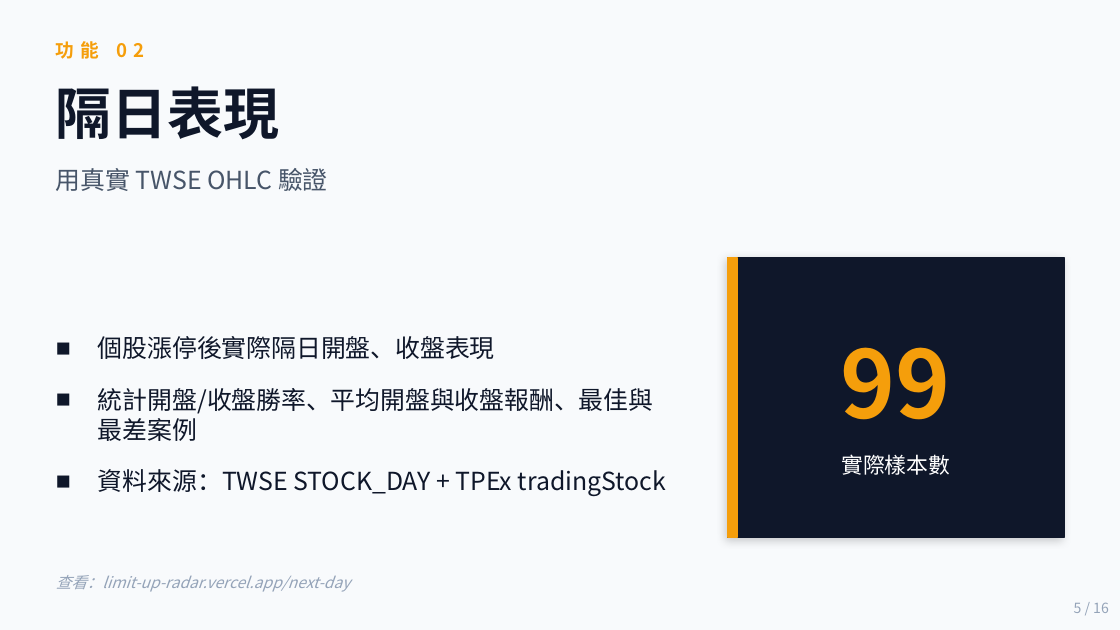
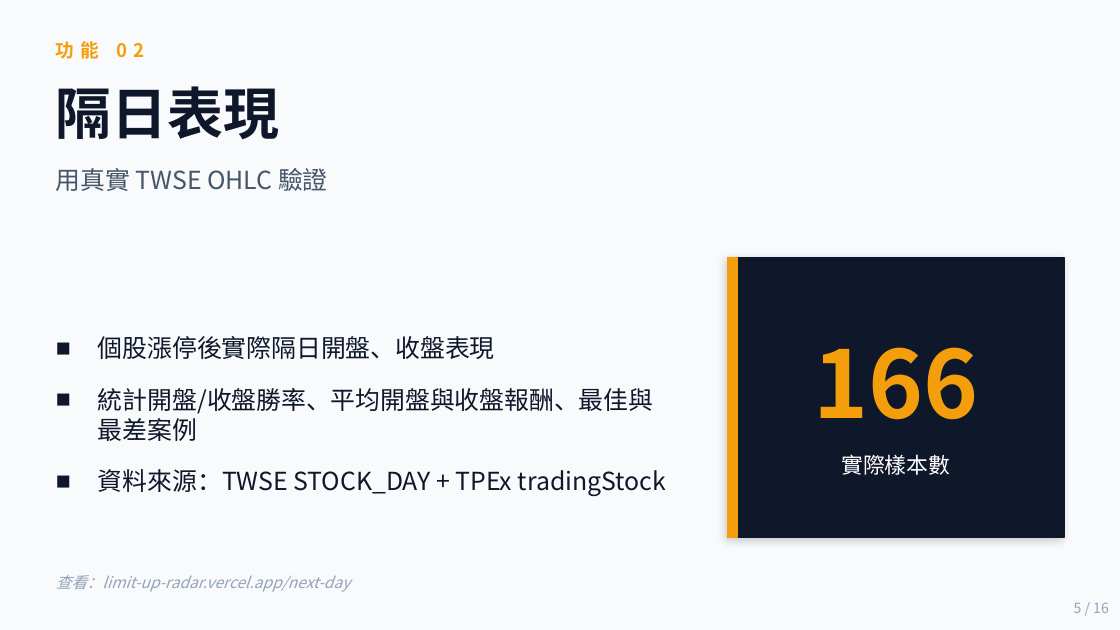
Before and after one commit to Kevin-Power/limit-up-radar, a slide deck: slide 5 of proposal/股文觀指_商業簡報.pptx. Drawn at 1120x630 pixels with LibreOffice and Linux fonts; fonts in the diff are those of the drawing. Boxes give left, top, right and bottom in pixels: in the first picture for what was removed or moved away, otherwise in the second. Text is boxed around its words. In the diff, an @@ line names an element or a change of style, - is before the commit and + after.

```diff
--- a/proposal/股文觀指_商業簡報.pptx
+++ b/proposal/股文觀指_商業簡報.pptx
@@ text at box(813, 347, 978, 420): text changed @@
-99
+166
```
Also in this commit, not shown: 5 other slides changed, 6 other files.
